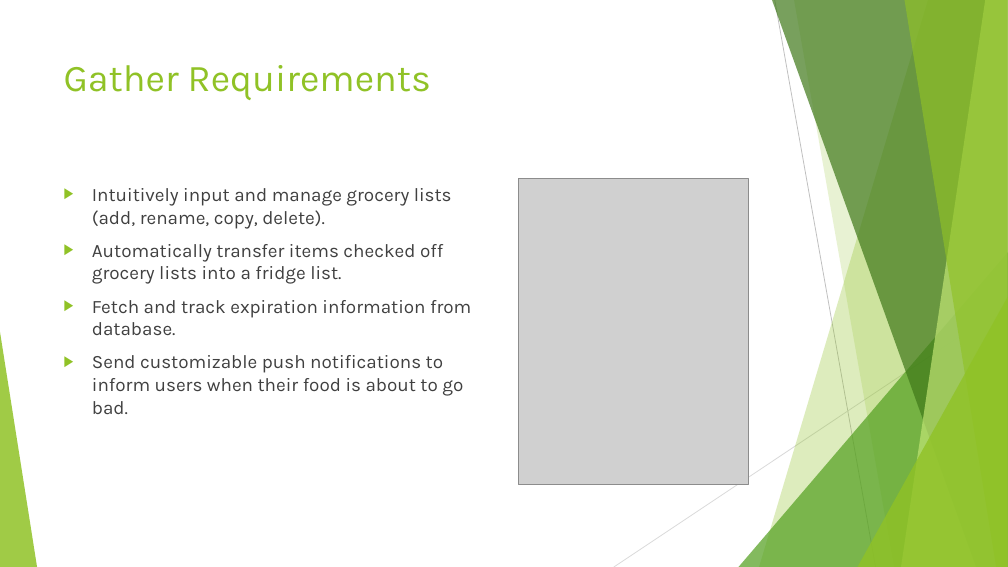
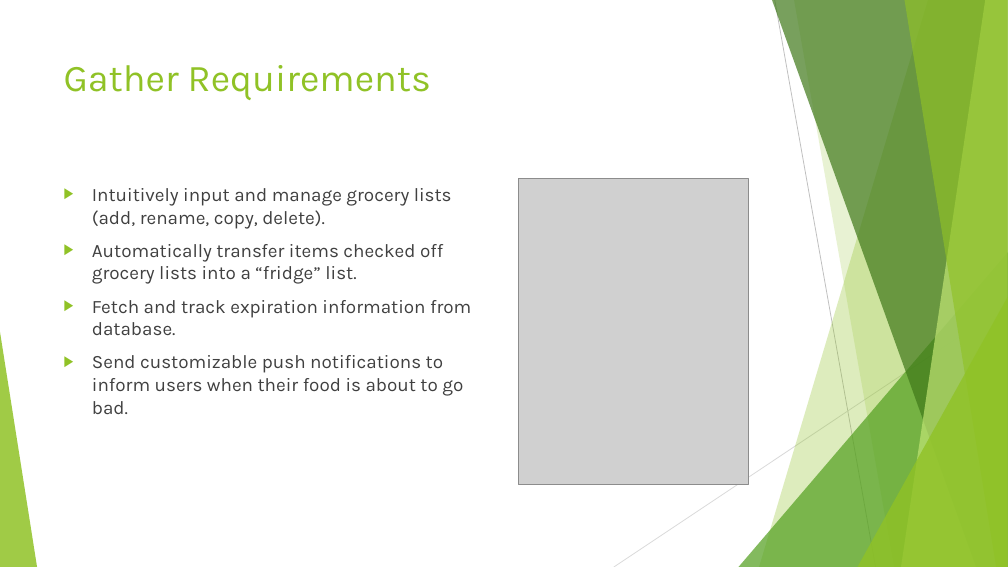
Before and after one commit to pclundaahl/grocerybuddy, a slide deck: slide 4 of Team Docs/Project Summary.pptx. Drawn at 1008x567 pixels with LibreOffice and Linux fonts; fonts in the diff are those of the drawing; grey boxes stand for pictures. Boxes give left, top, right and bottom in pixels: in the first picture for what was removed or moved away, otherwise in the second. Text is boxed around its words. In the diff, an @@ line names an element or a change of style, - is before the commit and + after.

```diff
--- a/Team Docs/Project Summary.pptx
+++ b/Team Docs/Project Summary.pptx
@@ text at bbox=[92, 244, 443, 284]: text changed @@
-▶ Automatically transfer items checked off grocery lists into a fridge list.
+▶ Automatically transfer items checked off grocery lists into a “fridge” list.
```
Also in this commit, not shown: 1 other slide changed.
